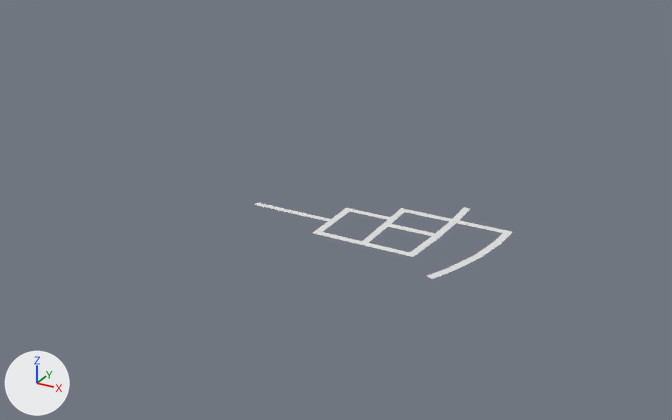
A saved change to the Blender file Midnight phonky/Assets/3D modelos/Calle.blend.
Before and after are seen from a camera (50 mm lens) standing at (796.0, -2085.0, 1000.0) and looking at (-308.0, -78.0, -4.0). Lighting does not change. The marker at lower left points along +X, +Y and +Z.

Objects in the first picture: 'Calle zona 1'.
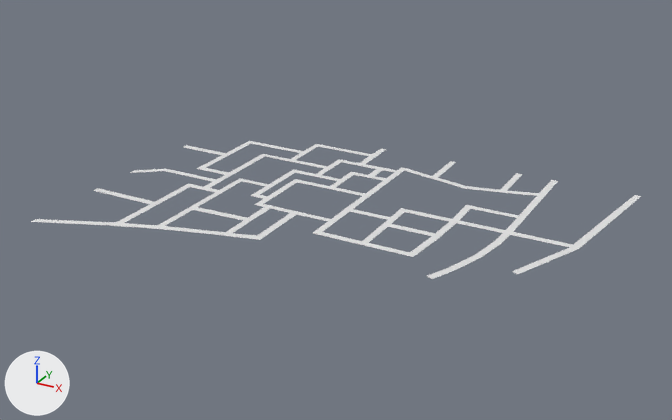
Commit message: zona 1 v1

Changed parts and their boxes [x1, y1, x2, y2] in the pictures (672 x 420 px):
```json
{"object": "Calle zona 1", "change": "reshaped", "before": [254, 203, 512, 279], "after": [31, 141, 641, 279], "on screen": "136% wider, 81% taller"}
{"part": 1, "of": "me_plane_001", "change": "added", "after": [31, 141, 641, 274]}
```

Scene script edits in JSON lines:
```json
{"block": "me_plane_001", "where": "# used by ob_calle_zona_1; location = (0.0, 0.0, 0.0)"}
{"op": "remove", "block": "me_plane_001", "code": "me_plane_001.from_pydata(...)  # 70 vertices, 37 faces; spans x -516.0..155.0, y -325.0..96.0, z 0.0"}
{"op": "add", "block": "me_plane_001", "code": "me_plane_001.from_pydata(...)  # 274 vertices, 152 faces, 2 loose edges; spans x -967.0..390.0, y -535.0..405.0, z 0.0"}
{"block": "me_plane_001", "change": "me_plane_001 part 1"}
{"block": "me_plane_001", "change": "122 vertices are added at x -967.0..371.0, y -535.0..405.0, z 0.0"}
{"block": "me_plane_001", "change": "36 new vertices lie (19.0, 0.0, 0.0) away from vertices in x -815.0..371.0, y -262.0..405.0, z 0.0"}
{"block": "me_plane_001", "change": "20 new vertices lie (20.0, 0.0, 0.0) away from vertices in x -765.0..136.0, y -321.0..405.0, z 0.0"}
{"block": "me_plane_001", "change": "14 new vertices lie (18.0, 0.0, 0.0) away from vertices in x -658.0..-400.0, y -269.0..326.0, z 0.0"}
{"block": "me_plane_001", "change": "7 new vertices lie (21.0, 0.0, 0.0) away from vertices in x -413.0..-345.0, y 237.0..405.0, z 0.0"}
{"block": "me_plane_001", "change": "5 new vertices lie (1.0, -19.0, 0.0) away from vertices in x -177.0..51.0, y 240.0..265.0, z 0.0"}
{"block": "me_plane_001", "change": "2 loose edges are added"}
{"block": "me_plane_001", "change": "115 new faces join them"}
```
